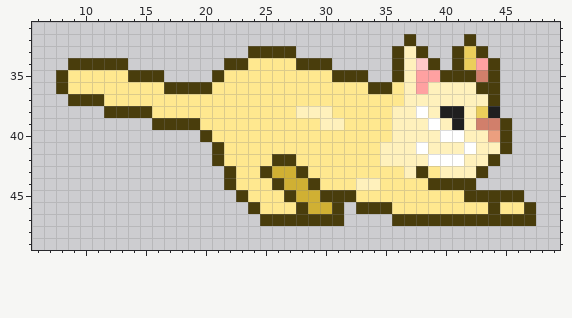
File history of a pixel-art sprite, Assets/Sprite/Player/Cat/Slide/CatSlideani1.png. The first picture shows the starting point.
The file is 64x64 pixels. Shown: x 6..49, y 31..49.
After the commit:
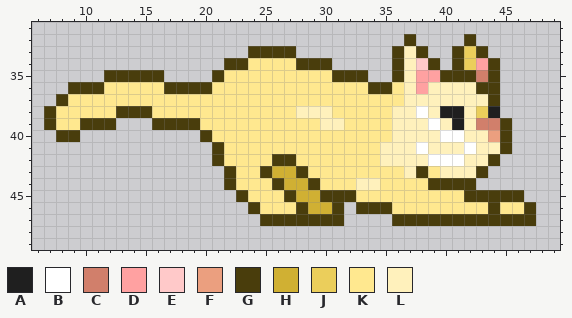
Palette (. is transparent): A #1f1f1f  B #ffffff  C #d17f6b  D #ffa1a1  E #ffc9c9  F #eb9f7f  G #493d0c  H #d0b033  J #ebce5b  K #ffe88f  L #fff1bc
Edits made:
Changed rows in their new state; - is an unchanged pixel.
first column x 7:
34 --.....
35 -....GG
36 -.GGG--
37 -GKKK--
38 GKKKKK-
39 GKKGGG-
40 -GG----
Changed places in both pictures, as pixel boxes (x1, y1, x2, y2):
changed: (44, 58, 128, 142)
